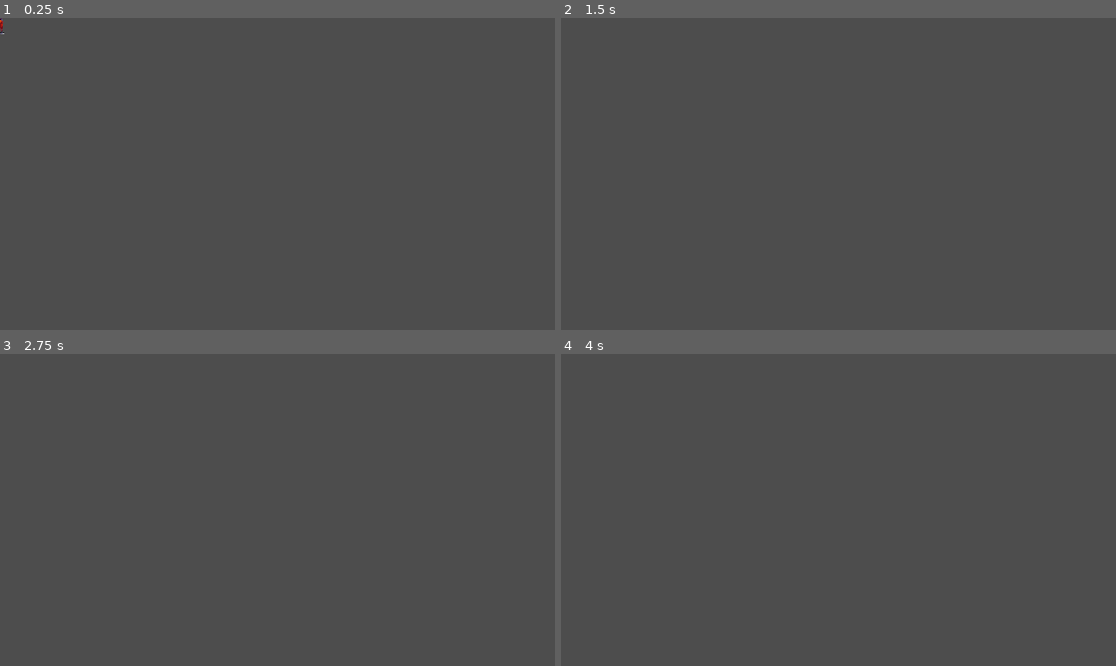
Above: before the commit, frames 1-4 (two rows, left to right).
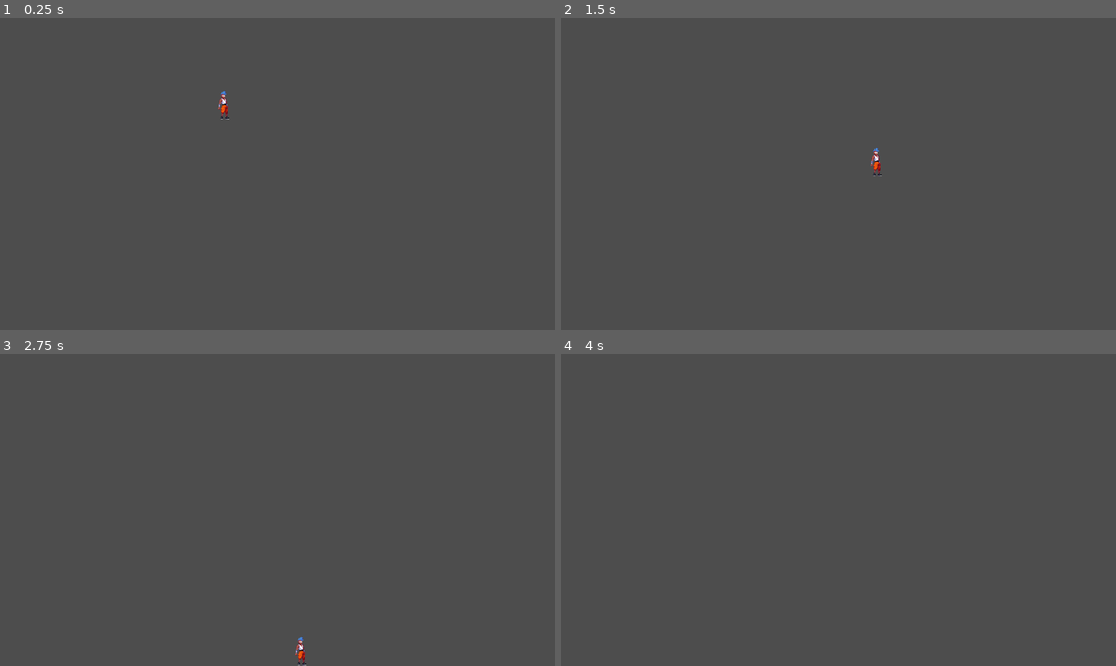
Above: after the commit, the same moments.

Repository: ikostan/2d_platformer_tutorial
Game: Godot game, scene res://scenes/test/test.tscn
The game is run twice, just before and just after one commit, with the same random seed, the same clock (stepped at 60 frames per second) and the same inputs. Before the commit the project starts from res://scenes/player/player.tscn.
Inputs:
- Up to frame 1 (0.25 s): no input
- Up to frame 2 (1.5 s): hold Right (ui_right) from 0.53 s (still down)
- Up to frame 3 (2.75 s): release Right (ui_right) at 2.03 s; hold Left (ui_left) from 2.03 s (still down)
- Up to frame 4 (4 s): tap Enter at 2.75 s; release Left (ui_left) at 2.78 s; hold Right (ui_right) from 2.78 s (still down); tap Space at 3.5 s

The runs differ from the first frame. In frame 1, 0.1% of the frame differs, in the area x 0-42%, y 0-33%; in frame 2, less than 0.1%; in frame 3, less than 0.1%; in frame 4, nothing differs.

Commit message:
keyboard mapping

Diff:
--- a/project.godot
+++ b/project.godot
@@ -11,9 +11,29 @@
 [application]
 
 config/name="2d_platformer_tutorial"
-run/main_scene="res://scenes/player/player.tscn"
+run/main_scene="res://scenes/test/test.tscn"
 config/features=PackedStringArray("4.3", "Forward Plus")
 config/icon="res://icon.svg"
+
+[input]
+
+left={
+"deadzone": 0.5,
+"events": [Object(InputEventKey,"resource_local_to_scene":false,"resource_name":"","device":-1,"window_id":0,"alt_pressed":false,"shift_pressed":false,"ctrl_pressed":false,"meta_pressed":false,"pressed":false,"keycode":0,"physical_keycode":65,"key_label":0,"unicode":97,"location":0,"echo":false,"script":null)
+, Object(InputEventKey,"resource_local_to_scene":false,"resource_name":"","device":-1,"window_id":0,"alt_pressed":false,"shift_pressed":false,"ctrl_pressed":false,"meta_pressed":false,"pressed":false,"keycode":0,"physical_keycode":4194319,"key_label":0,"unicode":0,"location":0,"echo":false,"script":null)
+]
+}
+right={
+"deadzone": 0.5,
+"events": [Object(InputEventKey,"resource_local_to_scene":false,"resource_name":"","device":-1,"window_id":0,"alt_pressed":false,"shift_pressed":false,"ctrl_pressed":false,"meta_pressed":false,"pressed":false,"keycode":0,"physical_keycode":68,"key_label":0,"unicode":100,"location":0,"echo":false,"script":null)
+, Object(InputEventKey,"resource_local_to_scene":false,"resource_name":"","device":-1,"window_id":0,"alt_pressed":false,"shift_pressed":false,"ctrl_pressed":false,"meta_pressed":false,"pressed":false,"keycode":0,"physical_keycode":4194321,"key_label":0,"unicode":0,"location":0,"echo":false,"script":null)
+]
+}
+jump={
+"deadzone": 0.5,
+"events": [Object(InputEventKey,"resource_local_to_scene":false,"resource_name":"","device":-1,"window_id":0,"alt_pressed":false,"shift_pressed":false,"ctrl_pressed":false,"meta_pressed":false,"pressed":false,"keycode":0,"physical_keycode":32,"key_label":0,"unicode":32,"location":0,"echo":false,"script":null)
+]
+}
 
 [layer_names]
 
--- a/scripts/player/player.gd
+++ b/scripts/player/player.gd
@@ -12,7 +12,7 @@
 
 	# Get the input direction and handle the movement/deceleration.
 	# As good practice, you should replace UI actions with custom gameplay actions.
-	var direction: float = Input.get_axis("ui_left", "ui_right")
+	var direction: float = Input.get_axis("left", "right")
 	if direction:
 		velocity.x = direction * speed
 	else:
